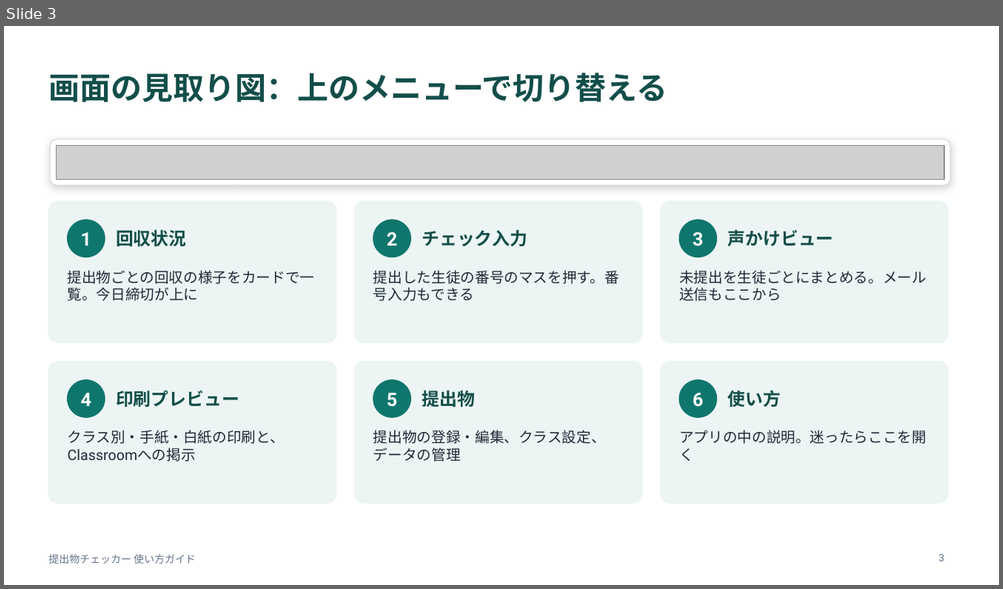
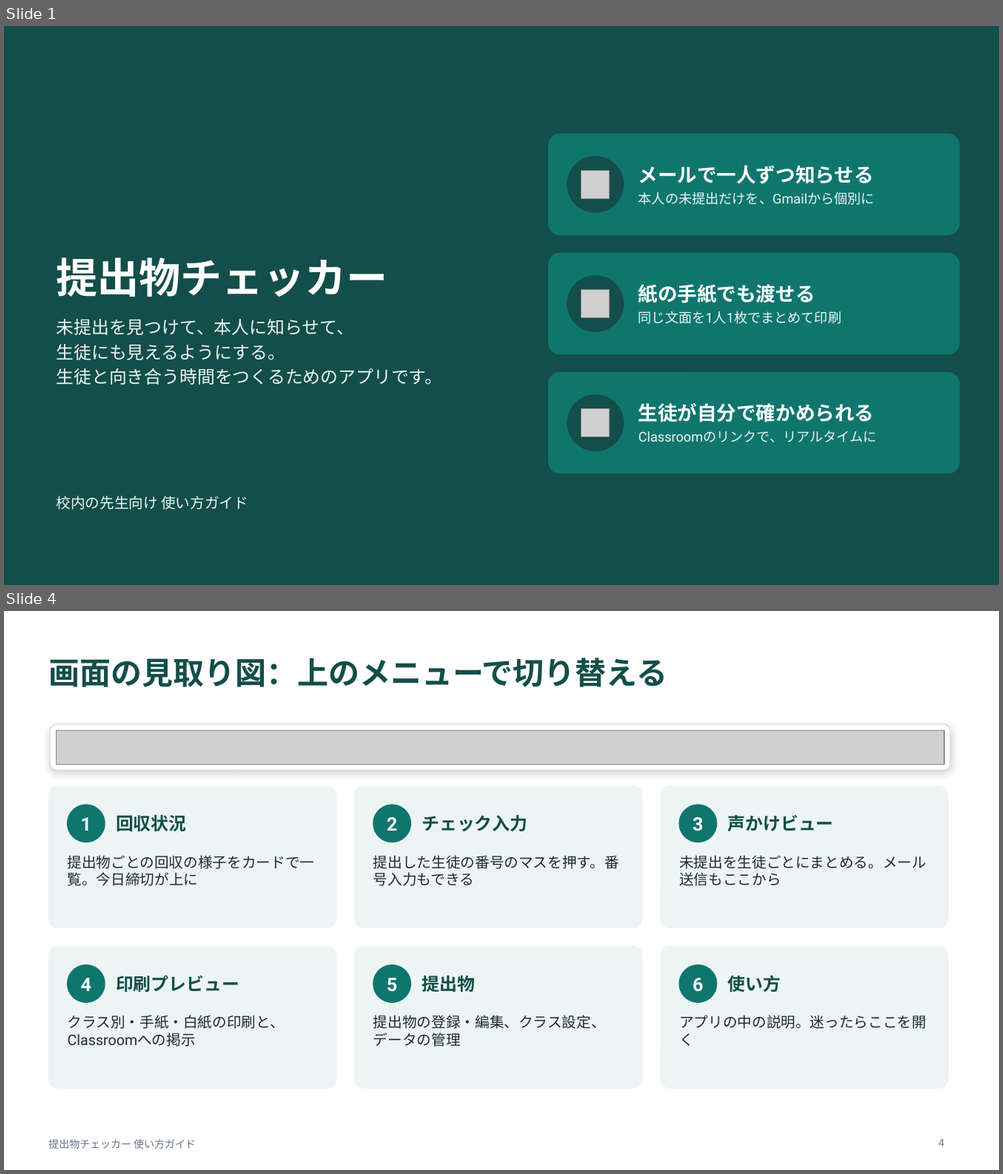
Before and after one commit to daharakazu-glitch/homework-checker, a slide deck: docs/提出物チェッカー_使い方ガイド.pptx. Shown one above the other, each under a label of ours: slide 3 before the commit, slides 1 and 4 after it; the slides between them are not shown. The pictures are 1003x589 and 1003x1174 pixels, drawn with LibreOffice and Linux fonts; fonts in the diff are those of the drawing; grey boxes stand for pictures. Boxes give left, top, right and bottom in pixels: in the first picture for what was removed or moved away, otherwise in the second. Text is boxed around its words. In the diff, an @@ line names an element or a change of style, - is before the commit and + after.

```diff
--- a/docs/提出物チェッカー_使い方ガイド.pptx
+++ b/docs/提出物チェッカー_使い方ガイド.pptx
@@ slide 1 added at (4, 26, 999, 585), background #134E4A @@
@@ rounded rectangle added at (549, 134, 959, 235), fill #0F766E, outline #0F766E 1 pt @@
@@ ellipse added at (567, 156, 623, 212), fill #134E4A, outline #134E4A 1 pt @@
@@ picture added at (581, 171, 610, 199) @@
@@ text added at (638, 165, 874, 205), 13 pt, text #ECF5F3 @@
+メールで一人ずつ知らせる
+本人の未提出だけを、Gmailから個別に
@@ title added at (57, 258, 388, 297), 40 pt, text #FFFFFF, bold @@
+提出物チェッカー
@@ rounded rectangle added at (549, 254, 959, 355), fill #0F766E, outline #0F766E 1 pt @@
@@ ellipse added at (567, 276, 623, 332), fill #134E4A, outline #134E4A 1 pt @@
@@ picture added at (581, 290, 610, 318) @@
@@ text added at (638, 284, 842, 324), 13 pt, text #ECF5F3 @@
+紙の手紙でも渡せる
+同じ文面を1人1枚でまとめて印刷
@@ text added at (57, 319, 443, 385), 17 pt, text #ECF5F3 @@
+未提出を見つけて、本人に知らせて、
+生徒にも見えるようにする。
+生徒と向き合う時間をつくるためのアプリです。
@@ rounded rectangle added at (549, 373, 959, 474), fill #0F766E, outline #0F766E 1 pt @@
@@ ellipse added at (567, 395, 623, 452), fill #134E4A, outline #134E4A 1 pt @@
@@ picture added at (581, 409, 610, 438) @@
@@ text added at (638, 403, 876, 443), 13 pt, text #ECF5F3 @@
+生徒が自分で確かめられる
+Classroomのリンクで、リアルタイムに
@@ text added at (57, 496, 248, 510), 14 pt, text #ECF5F3 @@
+校内の先生向け 使い方ガイド
@@ what was slide 3 is now slide 4 @@
@@ page number at (938, 1139, 944, 1147): text changed @@
-3
+4
```
Also in this commit, not shown: 8 slides changed, 2 other slides added, 2 slides removed, 3 other files.
